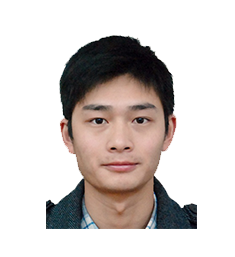
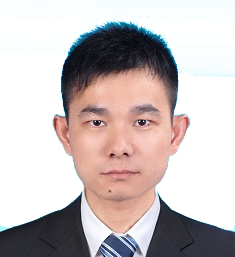
Two versions of the same layered image (235 × 257). Layer-by-layer changes:
added layer "图层 16" above "图层 15 副本" over 0, 0, 235, 257
hid "LongHu2014" over 46, 34, 197, 229
